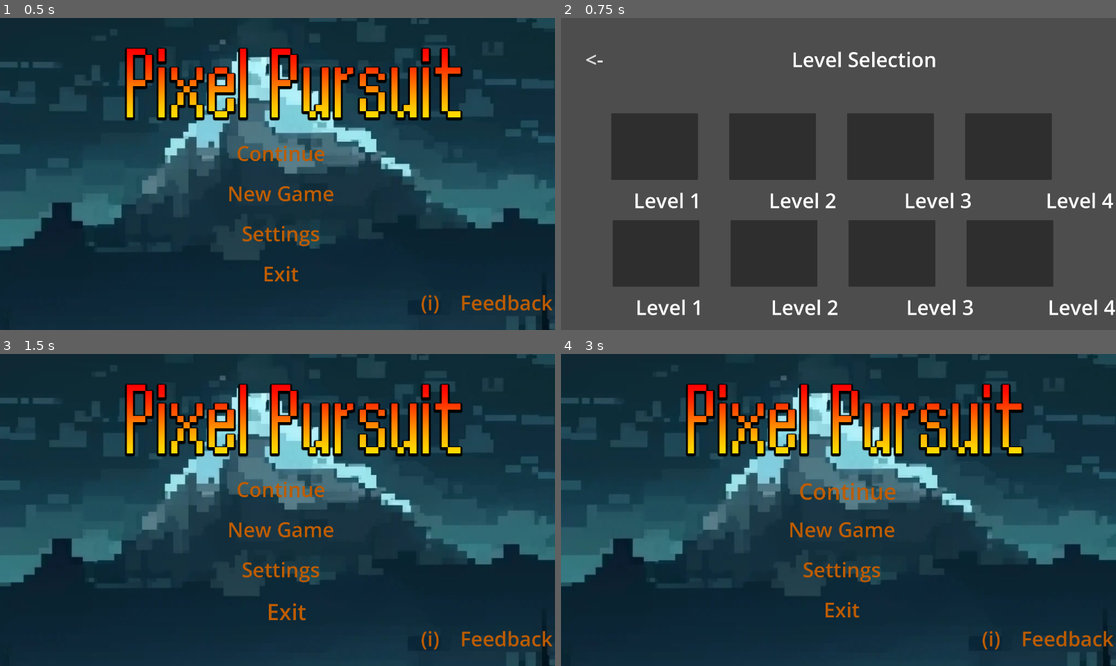
Above: before the commit, frames 1-4 (two rows, left to right).
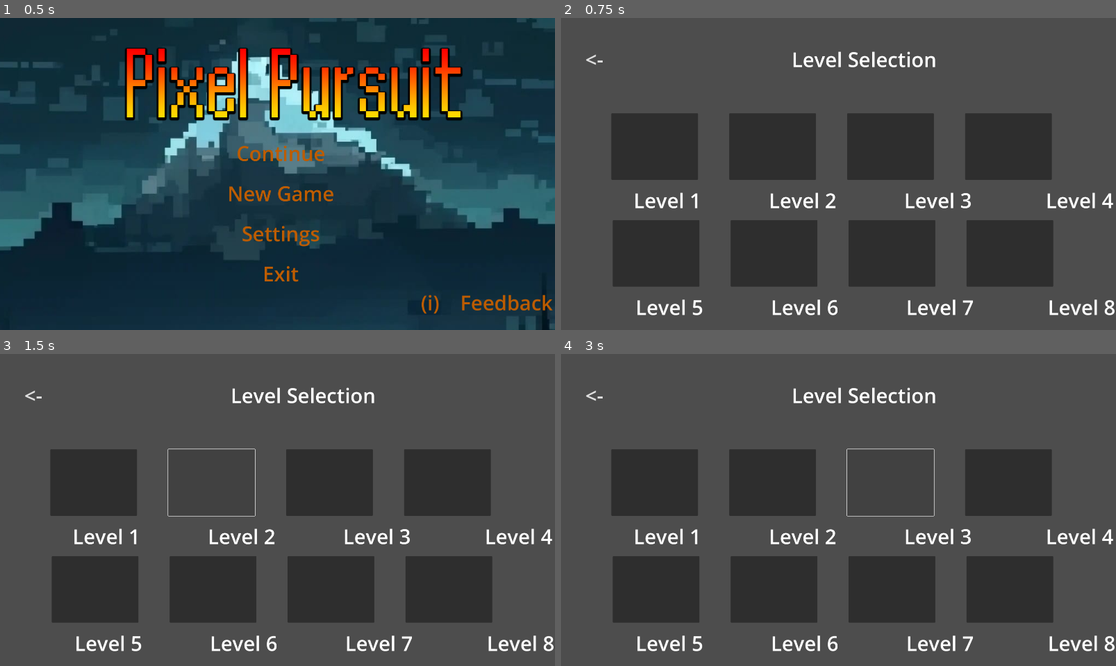
Above: after the commit, the same moments.

Repository: EyEbRo53/godot-test-game
Game: Godot game, scene res://main menu/main_menu.tscn
The game is run twice, just before and just after one commit, with the same random seed, the same clock (stepped at 60 frames per second) and the same inputs.
Inputs (mouse positions are in pixels of both pictures, inside the frame that each line leads up to):
- Up to frame 1 (0.5 s): no input
- Up to frame 2 (0.75 s): click "New Game" at 0.5 s
- Up to frame 3 (1.5 s): click (210, 481) at 1.27 s
- Up to frame 4 (3 s): click (771, 481) at 2.02 s; click (888, 481) at 2.77 s

Frame 1 is identical in both runs. In frame 2, 0.2% of the frame differs, in the area x 23-100%, y 90-96%; in frame 3, 99%; in frame 4, 99%, in the area x 0-100%, y 0-100%.

Commit message:
Add files via upload

Diff:
--- /dev/null
+++ b/new_game/go_back.gd
@@ -0,0 +1,33 @@
+extends Button
+
+
+# Called when the node enters the scene tree for the first time.
+func _ready():
+	pass # Replace with function body.
+
+
+# Called every frame. 'delta' is the elapsed time since the previous frame.
+func _process(delta):
+	pass
+
+var origional_size := scale
+var grow_size := Vector2(1.1, 1.1)
+
+
+func _on_mouse_entered() ->void:
+	Sfx.play_hover()
+	grow_btn(grow_size, .1)
+
+
+func _on_mouse_exited() ->void:
+	grow_btn(origional_size, .1)
+
+func grow_btn(end_size: Vector2, duration: float) ->void:
+		var tween := create_tween().set_trans(Tween.TRANS_LINEAR).set_ease(Tween.EASE_IN_OUT)
+		tween.tween_property(self, 'scale', end_size, duration)
+
+
+func _on_pressed():
+	Sfx.play_click()
+	get_tree().change_scene_to_file("res://main menu/main_menu.tscn")
+	pass # Replace with function body.
--- a/new_game/level_selection.tscn
+++ b/new_game/level_selection.tscn
@@ -1,8 +1,9 @@
-[gd_scene load_steps=11 format=3 uid="uid://1wahi31e7a46"]
+[gd_scene load_steps=12 format=3 uid="uid://1wahi31e7a46"]
+
+[ext_resource type="Script" path="res://new_game/go_back.gd" id="1_g5mki"]
 
 [sub_resource type="GDScript" id="GDScript_1uss4"]
 script/source = "extends Control
-
 
 func _ready():
 	set_process(true)
@@ -19,7 +20,7 @@
 script/source = "extends Button
 
 var origional_size := scale
-var grow_size := Vector2(1.1, 1.1)
+var grow_size := Vector2(1, 1.1)
 
 
 
@@ -39,7 +40,7 @@
 
 func _on_pressed():
 	Sfx.play_click()
-	get_tree().change_scene_to_file(\"res://main menu/main_menu.tscn\")
+	get_tree().change_scene_to_file(\"res://game/game.tscn\")
 "
 
 [sub_resource type="SystemFont" id="SystemFont_x7q4i"]
@@ -89,58 +90,55 @@
 theme_override_font_sizes/font_size = 70
 script = SubResource("GDScript_a6jie")
 
-[node name="Control" type="Control" parent="level 1-4/VBoxContainer/HBoxContainer"]
-custom_minimum_size = Vector2(100, 0)
-layout_mode = 2
-
-[node name="level5" type="Button" parent="level 1-4/VBoxContainer/HBoxContainer"]
-custom_minimum_size = Vector2(300, 230)
-layout_mode = 2
-theme_override_fonts/font = SubResource("SystemFont_poxh5")
-theme_override_font_sizes/font_size = 70
-script = SubResource("GDScript_a6jie")
+[node name="Control1" type="Control" parent="level 1-4/VBoxContainer/HBoxContainer"]
+custom_minimum_size = Vector2(100, 0)
+layout_mode = 2
+
+[node name="level2" type="Button" parent="level 1-4/VBoxContainer/HBoxContainer"]
+custom_minimum_size = Vector2(300, 230)
+layout_mode = 2
+theme_override_fonts/font = SubResource("SystemFont_poxh5")
+theme_override_font_sizes/font_size = 70
 
 [node name="Control2" type="Control" parent="level 1-4/VBoxContainer/HBoxContainer"]
 custom_minimum_size = Vector2(100, 0)
 layout_mode = 2
 
-[node name="level6" type="Button" parent="level 1-4/VBoxContainer/HBoxContainer"]
-custom_minimum_size = Vector2(300, 230)
-layout_mode = 2
-theme_override_fonts/font = SubResource("SystemFont_poxh5")
-theme_override_font_sizes/font_size = 70
-script = SubResource("GDScript_a6jie")
+[node name="level3" type="Button" parent="level 1-4/VBoxContainer/HBoxContainer"]
+custom_minimum_size = Vector2(300, 230)
+layout_mode = 2
+theme_override_fonts/font = SubResource("SystemFont_poxh5")
+theme_override_font_sizes/font_size = 70
 
 [node name="Control3" type="Control" parent="level 1-4/VBoxContainer/HBoxContainer"]
 custom_minimum_size = Vector2(100, 0)
 layout_mode = 2
 
-[node name="level7" type="Button" parent="level 1-4/VBoxContainer/HBoxContainer"]
-custom_minimum_size = Vector2(300, 230)
-layout_mode = 2
-theme_override_fonts/font = SubResource("SystemFont_poxh5")
-theme_override_font_sizes/font_size = 70
-script = SubResource("GDScript_a6jie")
-
-[node name="level names" type="MarginContainer" parent="."]
+[node name="level4" type="Button" parent="level 1-4/VBoxContainer/HBoxContainer"]
+custom_minimum_size = Vector2(300, 230)
+layout_mode = 2
+theme_override_fonts/font = SubResource("SystemFont_poxh5")
+theme_override_font_sizes/font_size = 70
+
+[node name="level names 1-4" type="MarginContainer" parent="."]
 layout_mode = 2
 offset_left = 169.0
 offset_top = 565.0
 offset_right = 1760.0
 offset_bottom = 698.0
 
-[node name="VBoxContainer" type="VBoxContainer" parent="level names"]
+[node name="VBoxContainer" type="VBoxContainer" parent="level names 1-4"]
 layout_mode = 2
 alignment = 1
 
-[node name="HBoxContainer" type="HBoxContainer" parent="level names/VBoxContainer"]
-layout_mode = 2
-
-[node name="Control5" type="Control" parent="level names/VBoxContainer/HBoxContainer"]
+[node name="HBoxContainer" type="HBoxContainer" parent="level names 1-4/VBoxContainer"]
+layout_mode = 2
+
+[node name="Control5" type="Control" parent="level names 1-4/VBoxContainer/HBoxContainer"]
 custom_minimum_size = Vector2(78, 0)
 layout_mode = 2
 
-[node name="Label" type="Label" parent="level names/VBoxContainer/HBoxContainer"]
+[node name="Label1" type="Label" parent="level names 1-4/VBoxContainer/HBoxContainer"]
 layout_mode = 2
 theme_override_fonts/font = SubResource("SystemFont_x7q4i")
 theme_override_font_sizes/font_size = 70
@@ -148,11 +146,11 @@
 horizontal_alignment = 1
 vertical_alignment = 1
 
-[node name="Control" type="Control" parent="level names/VBoxContainer/HBoxContainer"]
+[node name="Control6" type="Control" parent="level names 1-4/VBoxContainer/HBoxContainer"]
 custom_minimum_size = Vector2(226, 0)
 layout_mode = 2
 
-[node name="Label2" type="Label" parent="level names/VBoxContainer/HBoxContainer"]
+[node name="Label2" type="Label" parent="level names 1-4/VBoxContainer/HBoxContainer"]
 layout_mode = 2
 theme_override_fonts/font = SubResource("SystemFont_x7q4i")
 theme_override_font_sizes/font_size = 70
@@ -160,11 +158,11 @@
 horizontal_alignment = 1
 vertical_alignment = 1
 
-[node name="Control6" type="Control" parent="level names/VBoxContainer/HBoxContainer"]
+[node name="Control7" type="Control" parent="level names 1-4/VBoxContainer/HBoxContainer"]
 custom_minimum_size = Vector2(226, 0)
 layout_mode = 2
 
-[node name="Label3" type="Label" parent="level names/VBoxContainer/HBoxContainer"]
+[node name="Label3" type="Label" parent="level names 1-4/VBoxContainer/HBoxContainer"]
 layout_mode = 2
 theme_override_fonts/font = SubResource("SystemFont_x7q4i")
 theme_override_font_sizes/font_size = 70
@@ -173,11 +171,11 @@
 horizontal_alignment = 1
 vertical_alignment = 1
 
-[node name="Control7" type="Control" parent="level names/VBoxContainer/HBoxContainer"]
+[node name="Control8" type="Control" parent="level names 1-4/VBoxContainer/HBoxContainer"]
 custom_minimum_size = Vector2(248, 0)
 layout_mode = 2
 
-[node name="Label4" type="Label" parent="level names/VBoxContainer/HBoxContainer"]
+[node name="Label4" type="Label" parent="level names 1-4/VBoxContainer/HBoxContainer"]
 layout_mode = 2
 theme_override_fonts/font = SubResource("SystemFont_x7q4i")
 theme_override_font_sizes/font_size = 70
@@ -199,25 +197,13 @@
 [node name="HBoxContainer" type="HBoxContainer" parent="level 5-8/VBoxContainer"]
 layout_mode = 2
 
-[node name="level1" type="Button" parent="level 5-8/VBoxContainer/HBoxContainer"]
-custom_minimum_size = Vector2(300, 230)
-layout_mode = 2
-theme_override_fonts/font = SubResource("SystemFont_poxh5")
-theme_override_font_sizes/font_size = 70
-script = SubResource("GDScript_a6jie")
-
-[node name="Control" type="Control" parent="level 5-8/VBoxContainer/HBoxContainer"]
-custom_minimum_size = Vector2(100, 0)
-layout_mode = 2
-
 [node name="level5" type="Button" parent="level 5-8/VBoxContainer/HBoxContainer"]
 custom_minimum_size = Vector2(300, 230)
 layout_mode = 2
 theme_override_fonts/font = SubResource("SystemFont_poxh5")
 theme_override_font_sizes/font_size = 70
-script = SubResource("GDScript_a6jie")
-
-[node name="Control2" type="Control" parent="level 5-8/VBoxContainer/HBoxContainer"]
+
+[node name="Control9" type="Control" parent="level 5-8/VBoxContainer/HBoxContainer"]
 custom_minimum_size = Vector2(100, 0)
 layout_mode = 2
 
@@ -226,9 +212,8 @@
 layout_mode = 2
 theme_override_fonts/font = SubResource("SystemFont_poxh5")
 theme_override_font_sizes/font_size = 70
-script = SubResource("GDScript_a6jie")
-
-[node name="Control3" type="Control" parent="level 5-8/VBoxContainer/HBoxContainer"]
+
+[node name="Control10" type="Control" parent="level 5-8/VBoxContainer/HBoxContainer"]
 custom_minimum_size = Vector2(100, 0)
 layout_mode = 2
 
@@ -237,68 +222,77 @@
 layout_mode = 2
 theme_override_fonts/font = SubResource("SystemFont_poxh5")
 theme_override_font_sizes/font_size = 70
-script = SubResource("GDScript_a6jie")
-
-[node name="level names_1" type="MarginContainer" parent="."]
+
+[node name="Control11" type="Control" parent="level 5-8/VBoxContainer/HBoxContainer"]
+custom_minimum_size = Vector2(100, 0)
+layout_mode = 2
+
+[node name="level8" type="Button" parent="level 5-8/VBoxContainer/HBoxContainer"]
+custom_minimum_size = Vector2(300, 230)
+layout_mode = 2
+theme_override_fonts/font = SubResource("SystemFont_poxh5")
+theme_override_font_sizes/font_size = 70
+
+[node name="level names 5-8" type="MarginContainer" parent="."]
 layout_mode = 2
 offset_left = 176.0
 offset_top = 886.0
 offset_right = 1646.0
 offset_bottom = 1116.0
 
-[node name="VBoxContainer" type="VBoxContainer" parent="level names_1"]
+[node name="VBoxContainer" type="VBoxContainer" parent="level names 5-8"]
 layout_mode = 2
 alignment = 1
 
-[node name="HBoxContainer" type="HBoxContainer" parent="level names_1/VBoxContainer"]
-layout_mode = 2
-
-[node name="Control5" type="Control" parent="level names_1/VBoxContainer/HBoxContainer"]
+[node name="HBoxContainer" type="HBoxContainer" parent="level names 5-8/VBoxContainer"]
+layout_mode = 2
+
+[node name="Control12" type="Control" parent="level names 5-8/VBoxContainer/HBoxContainer"]
 custom_minimum_size = Vector2(78, 0)
 layout_mode = 2
 
-[node name="Label" type="Label" parent="level names_1/VBoxContainer/HBoxContainer"]
-layout_mode = 2
-theme_override_fonts/font = SubResource("SystemFont_x7q4i")
-theme_override_font_sizes/font_size = 70
-text = "Level 1"
-horizontal_alignment = 1
-vertical_alignment = 1
-
-[node name="Control" type="Control" parent="level names_1/VBoxContainer/HBoxContainer"]
+[node name="Label5" type="Label" parent="level names 5-8/VBoxContainer/HBoxContainer"]
+layout_mode = 2
+theme_override_fonts/font = SubResource("SystemFont_x7q4i")
+theme_override_font_sizes/font_size = 70
+text = "Level 5"
+horizontal_alignment = 1
+vertical_alignment = 1
+
+[node name="Control13" type="Control" parent="level names 5-8/VBoxContainer/HBoxContainer"]
 custom_minimum_size = Vector2(226, 0)
 layout_mode = 2
 
-[node name="Label2" type="Label" parent="level names_1/VBoxContainer/HBoxContainer"]
-layout_mode = 2
-theme_override_fonts/font = SubResource("SystemFont_x7q4i")
-theme_override_font_sizes/font_size = 70
-text = "Level 2"
-horizontal_alignment = 1
-vertical_alignment = 1
-
-[node name="Control6" type="Control" parent="level names_1/VBoxContainer/HBoxContainer"]
+[node name="Label6" type="Label" parent="level names 5-8/VBoxContainer/HBoxContainer"]
+layout_mode = 2
+theme_override_fonts/font = SubResource("SystemFont_x7q4i")
+theme_override_font_sizes/font_size = 70
+text = "Level 6"
+horizontal_alignment = 1
+vertical_alignment = 1
+
+[node name="Control14" type="Control" parent="level names 5-8/VBoxContainer/HBoxContainer"]
 custom_minimum_size = Vector2(226, 0)
 layout_mode = 2
 
-[node name="Label3" type="Label" parent="level names_1/VBoxContainer/HBoxContainer"]
-layout_mode = 2
-theme_override_fonts/font = SubResource("SystemFont_x7q4i")
-theme_override_font_sizes/font_size = 70
-text = "Level 3
-"
-horizontal_alignment = 1
-vertical_alignment = 1
-
-[node name="Control7" type="Control" parent="level names_1/VBoxContainer/HBoxContainer"]
+[node name="Label7" type="Label" parent="level names 5-8/VBoxContainer/HBoxContainer"]
+layout_mode = 2
+theme_override_fonts/font = SubResource("SystemFont_x7q4i")
+theme_override_font_sizes/font_size = 70
+text = "Level 7
+"
+horizontal_alignment = 1
+vertical_alignment = 1
+
+[node name="Control15" type="Control" parent="level names 5-8/VBoxContainer/HBoxContainer"]
 custom_minimum_size = Vector2(248, 0)
 layout_mode = 2
 
-[node name="Label4" type="Label" parent="level names_1/VBoxContainer/HBoxContainer"]
-layout_mode = 2
-theme_override_fonts/font = SubResource("SystemFont_x7q4i")
-theme_override_font_sizes/font_size = 70
-text = "Level 4
+[node name="Label8" type="Label" parent="level names 5-8/VBoxContainer/HBoxContainer"]
+layout_mode = 2
+theme_override_fonts/font = SubResource("SystemFont_x7q4i")
+theme_override_font_sizes/font_size = 70
+text = "Level 8
 "
 horizontal_alignment = 1
 vertical_alignment = 1
@@ -328,7 +322,7 @@
 theme_override_styles/disabled = SubResource("StyleBoxEmpty_f2hkc")
 theme_override_styles/focus = SubResource("StyleBoxEmpty_f047b")
 text = "<-"
-script = SubResource("GDScript_a6jie")
+script = ExtResource("1_g5mki")
 
 [node name="Control" type="Control" parent="node title/HBoxContainer"]
 custom_minimum_size = Vector2(644, 0)
@@ -345,18 +339,15 @@
 [connection signal="mouse_entered" from="level 1-4/VBoxContainer/HBoxContainer/level1" to="level 1-4/VBoxContainer/HBoxContainer/level1" method="_on_mouse_entered"]
 [connection signal="mouse_exited" from="level 1-4/VBoxContainer/HBoxContainer/level1" to="level 1-4/VBoxContainer/HBoxContainer/level1" method="_on_mouse_exited"]
 [connection signal="pressed" from="level 1-4/VBoxContainer/HBoxContainer/level1" to="level 1-4/VBoxContainer/HBoxContainer/level1" method="_on_pressed"]
-[connection signal="mouse_entered" from="level 1-4/VBoxContainer/HBoxContainer/level5" to="level 1-4/VBoxContainer/HBoxContainer/level5" method="_on_mouse_entered"]
-[connection signal="mouse_exited" from="level 1-4/VBoxContainer/HBoxContainer/level5" to="level 1-4/VBoxContainer/HBoxContainer/level5" method="_on_mouse_exited"]
-[connection signal="pressed" from="level 1-4/VBoxContainer/HBoxContainer/level5" to="level 1-4/VBoxContainer/HBoxContainer/level5" method="_on_pressed"]
-[connection signal="mouse_entered" from="level 1-4/VBoxContainer/HBoxContainer/level6" to="level 1-4/VBoxContainer/HBoxContainer/level6" method="_on_mouse_entered"]
-[connection signal="mouse_exited" from="level 1-4/VBoxContainer/HBoxContainer/level6" to="level 1-4/VBoxContainer/HBoxContainer/level6" method="_on_mouse_exited"]
-[connection signal="pressed" from="level 1-4/VBoxContainer/HBoxContainer/level6" to="level 1-4/VBoxContainer/HBoxContainer/level6" method="_on_pressed"]
-[connection signal="mouse_entered" from="level 1-4/VBoxContainer/HBoxContainer/level7" to="level 1-4/VBoxContainer/HBoxContainer/level7" method="_on_mouse_entered"]
-[connection signal="mouse_exited" from="level 1-4/VBoxContainer/HBoxContainer/level7" to="level 1-4/VBoxContainer/HBoxContainer/level7" method="_on_mouse_exited"]
-[connection signal="pressed" from="level 1-4/VBoxContainer/HBoxContainer/level7" to="level 1-4/VBoxContainer/HBoxContainer/level7" method="_on_pressed"]
-[connection signal="mouse_entered" from="level 5-8/VBoxContainer/HBoxContainer/level1" to="level 5-8/VBoxContainer/HBoxContainer/level1" method="_on_mouse_entered"]
-[connection signal="mouse_exited" from="level 5-8/VBoxContainer/HBoxContainer/level1" to="level 5-8/VBoxContainer/HBoxContainer/level1" method="_on_mouse_exited"]
-[connection signal="pressed" from="level 5-8/VBoxContainer/HBoxContainer/level1" to="level 5-8/VBoxContainer/HBoxContainer/level1" method="_on_pressed"]
+[connection signal="mouse_entered" from="level 1-4/VBoxContainer/HBoxContainer/level2" to="level 1-4/VBoxContainer/HBoxContainer/level2" method="_on_mouse_entered"]
+[connection signal="mouse_exited" from="level 1-4/VBoxContainer/HBoxContainer/level2" to="level 1-4/VBoxContainer/HBoxContainer/level2" method="_on_mouse_exited"]
+[connection signal="pressed" from="level 1-4/VBoxContainer/HBoxContainer/level2" to="level 1-4/VBoxContainer/HBoxContainer/level2" method="_on_pressed"]
+[connection signal="mouse_entered" from="level 1-4/VBoxContainer/HBoxContainer/level3" to="level 1-4/VBoxContainer/HBoxContainer/level3" method="_on_mouse_entered"]
+[connection signal="mouse_exited" from="level 1-4/VBoxContainer/HBoxContainer/level3" to="level 1-4/VBoxContainer/HBoxContainer/level3" method="_on_mouse_exited"]
+[connection signal="pressed" from="level 1-4/VBoxContainer/HBoxContainer/level3" to="level 1-4/VBoxContainer/HBoxContainer/level3" method="_on_pressed"]
+[connection signal="mouse_entered" from="level 1-4/VBoxContainer/HBoxContainer/level4" to="level 1-4/VBoxContainer/HBoxContainer/level4" method="_on_mouse_entered"]
+[connection signal="mouse_exited" from="level 1-4/VBoxContainer/HBoxContainer/level4" to="level 1-4/VBoxContainer/HBoxContainer/level4" method="_on_mouse_exited"]
+[connection signal="pressed" from="level 1-4/VBoxContainer/HBoxContainer/level4" to="level 1-4/VBoxContainer/HBoxContainer/level4" method="_on_pressed"]
 [connection signal="mouse_entered" from="level 5-8/VBoxContainer/HBoxContainer/level5" to="level 5-8/VBoxContainer/HBoxContainer/level5" method="_on_mouse_entered"]
 [connection signal="mouse_exited" from="level 5-8/VBoxContainer/HBoxContainer/level5" to="level 5-8/VBoxContainer/HBoxContainer/level5" method="_on_mouse_exited"]
 [connection signal="pressed" from="level 5-8/VBoxContainer/HBoxContainer/level5" to="level 5-8/VBoxContainer/HBoxContainer/level5" method="_on_pressed"]
@@ -366,6 +357,9 @@
 [connection signal="mouse_entered" from="level 5-8/VBoxContainer/HBoxContainer/level7" to="level 5-8/VBoxContainer/HBoxContainer/level7" method="_on_mouse_entered"]
 [connection signal="mouse_exited" from="level 5-8/VBoxContainer/HBoxContainer/level7" to="level 5-8/VBoxContainer/HBoxContainer/level7" method="_on_mouse_exited"]
 [connection signal="pressed" from="level 5-8/VBoxContainer/HBoxContainer/level7" to="level 5-8/VBoxContainer/HBoxContainer/level7" method="_on_pressed"]
+[connection signal="mouse_entered" from="level 5-8/VBoxContainer/HBoxContainer/level8" to="level 5-8/VBoxContainer/HBoxContainer/level8" method="_on_mouse_entered"]
+[connection signal="mouse_exited" from="level 5-8/VBoxContainer/HBoxContainer/level8" to="level 5-8/VBoxContainer/HBoxContainer/level8" method="_on_mouse_exited"]
+[connection signal="pressed" from="level 5-8/VBoxContainer/HBoxContainer/level8" to="level 5-8/VBoxContainer/HBoxContainer/level8" method="_on_pressed"]
 [connection signal="mouse_entered" from="node title/HBoxContainer/go_back" to="node title/HBoxContainer/go_back" method="_on_mouse_entered"]
 [connection signal="mouse_exited" from="node title/HBoxContainer/go_back" to="node title/HBoxContainer/go_back" method="_on_mouse_exited"]
 [connection signal="pressed" from="node title/HBoxContainer/go_back" to="node title/HBoxContainer/go_back" method="_on_pressed"]
